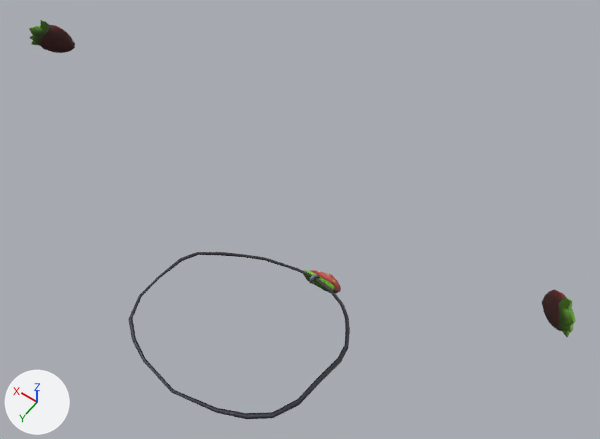
Two versions of the glTF model src/main/webapp/resource/model/accessory7.glb, one commit apart.
Camera for both pictures: a 50 mm lens placed at (-0.815, 0.86, 4.991), pointed at (-0.018, -0.255, 3.238). The axes (+X, +Y, +Z) are drawn at lower left. The lights are the same throughout. Where no turn or scale is listed for an object, it has been applied to the vertices.

In view in the first picture: 's4studio_mesh_1', 's4studio_mesh_1.001'.
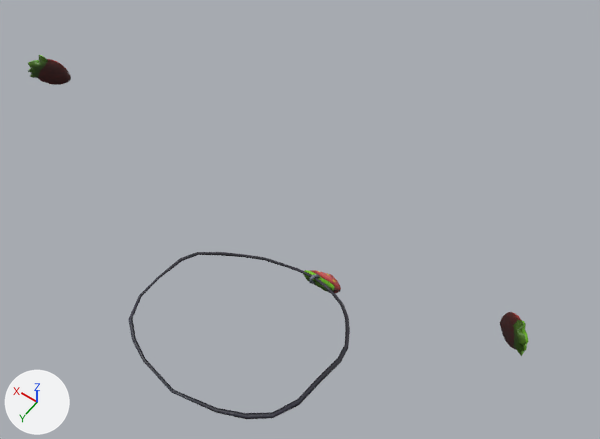
The newer file is also rescaled (x3.995), turned or shifted as a whole; pictures and numbers use the older file's frame.

Where the change shows, as pixel boxes (x1, y1, x2, y2) in the pictures (600 x 439 px):
's4studio_mesh_1.001', deleted: before (29, 20, 576, 337)
's4studio_mesh_1.002', added: after (28, 55, 529, 356)

What changed in the scene script:
```text
Add me_geom_011:
    me_geom_011.from_pydata(...)  # 164 vertices, 320 faces; spans x -0.705..0.708, y -0.165..-0.09, z 4.07..4.169
    me_geom_011.materials.append(mat_diffusemap_001)
Remove ob_s4studio_mesh_1_001:
    ob_s4studio_mesh_1_001 = bpy.data.objects.new('s4studio_mesh_1.001', me_geom_001)
    ob_s4studio_mesh_1_001.location = (-0.001, -0.169, -5.063)
Add ob_s4studio_mesh_1_002:
    ob_s4studio_mesh_1_002 = bpy.data.objects.new('s4studio_mesh_1.002', me_geom_011)
    ob_s4studio_mesh_1_002.location = (-0.002, 0.035, -0.592)
```
